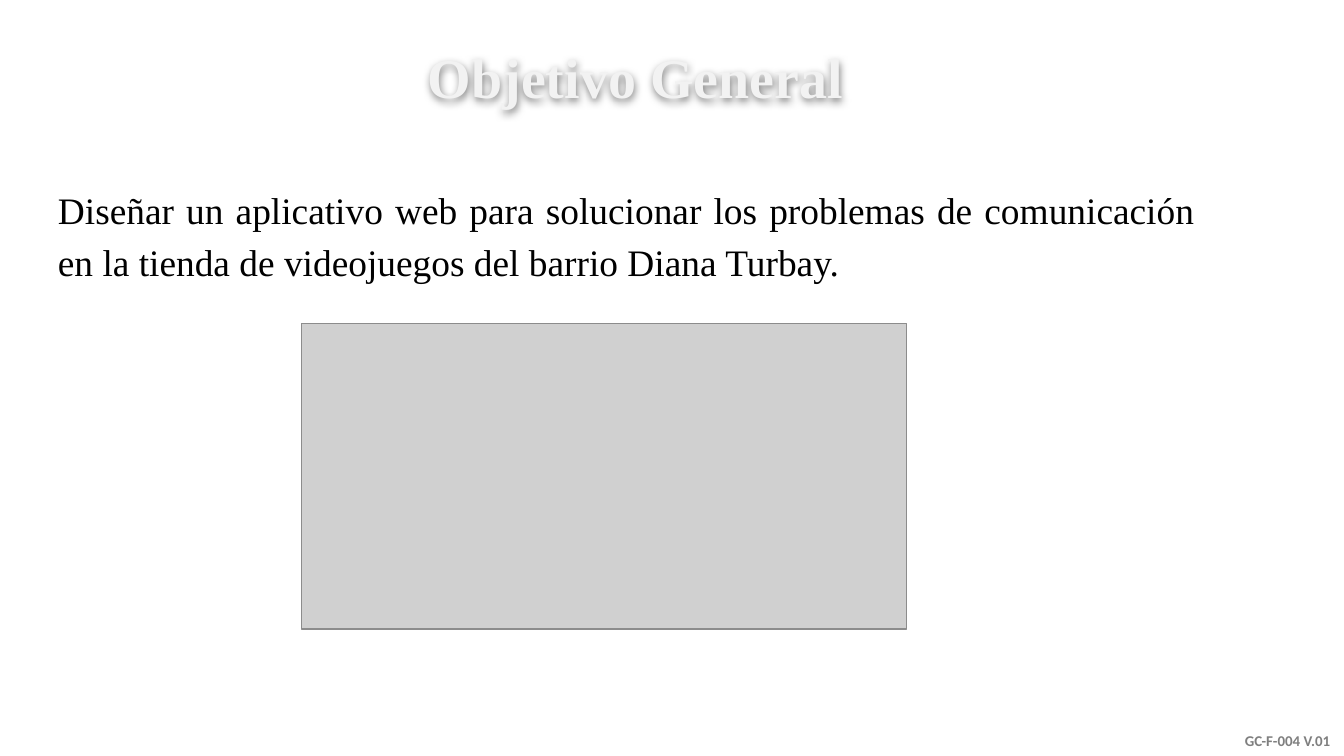
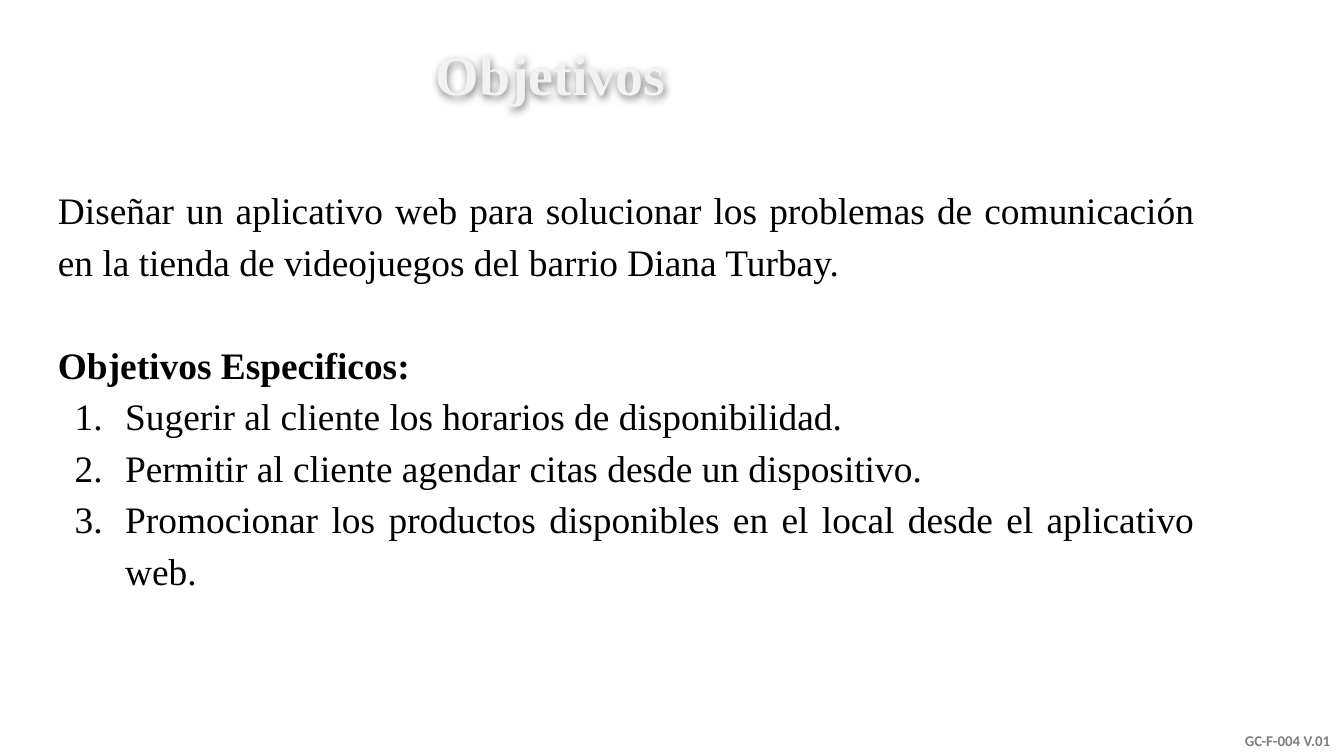
Before and after one commit to senaceet/Kyukeisho_New, a slide deck: slide 3 of Presentación_Proyecto.pptx. Drawn at 1344x756 pixels with LibreOffice and Linux fonts; fonts in the diff are those of the drawing; grey boxes stand for pictures; background and template pictures are left out. Boxes give left, top, right and bottom in pixels: in the first picture for what was removed or moved away, otherwise in the second. Text is boxed around its words. In the diff, an @@ line names an element or a change of style, - is before the commit and + after.

```diff
--- a/Presentación_Proyecto.pptx
+++ b/Presentación_Proyecto.pptx
@@ text at <box>436,64,666,105</box>: text changed @@
-Objetivo General
+Objetivos
@@ picture removed at <box>301,324,906,630</box> @@
@@ text at <box>58,352,1194,586</box>: paragraphs added @@
+Objetivos Especificos:
+1. Sugerir al cliente los horarios de disponibilidad.
+2. Permitir al cliente agendar citas desde un dispositivo.
+3. Promocionar los productos disponibles en el local desde el aplicativo web.
```
Also in this commit, not shown: 2 other slides changed, 4 slides added, 3 slides removed, 5 other files.
